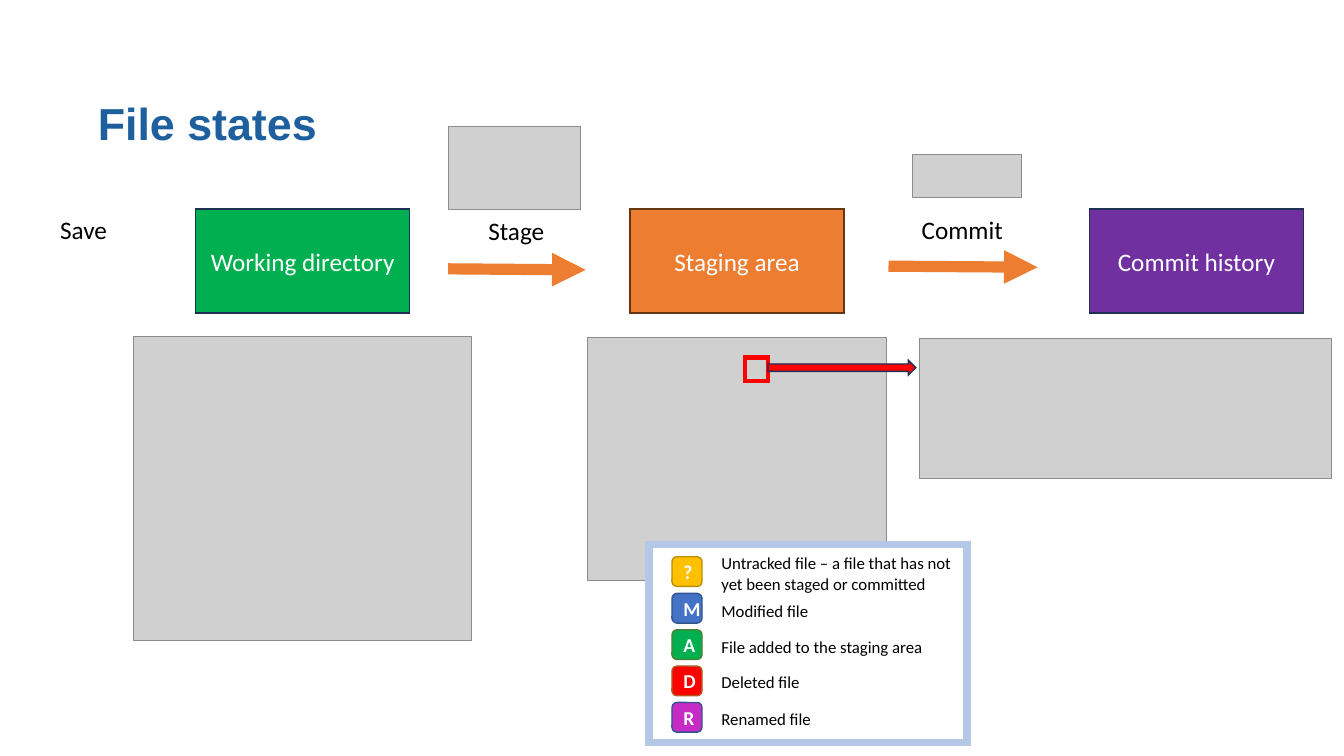
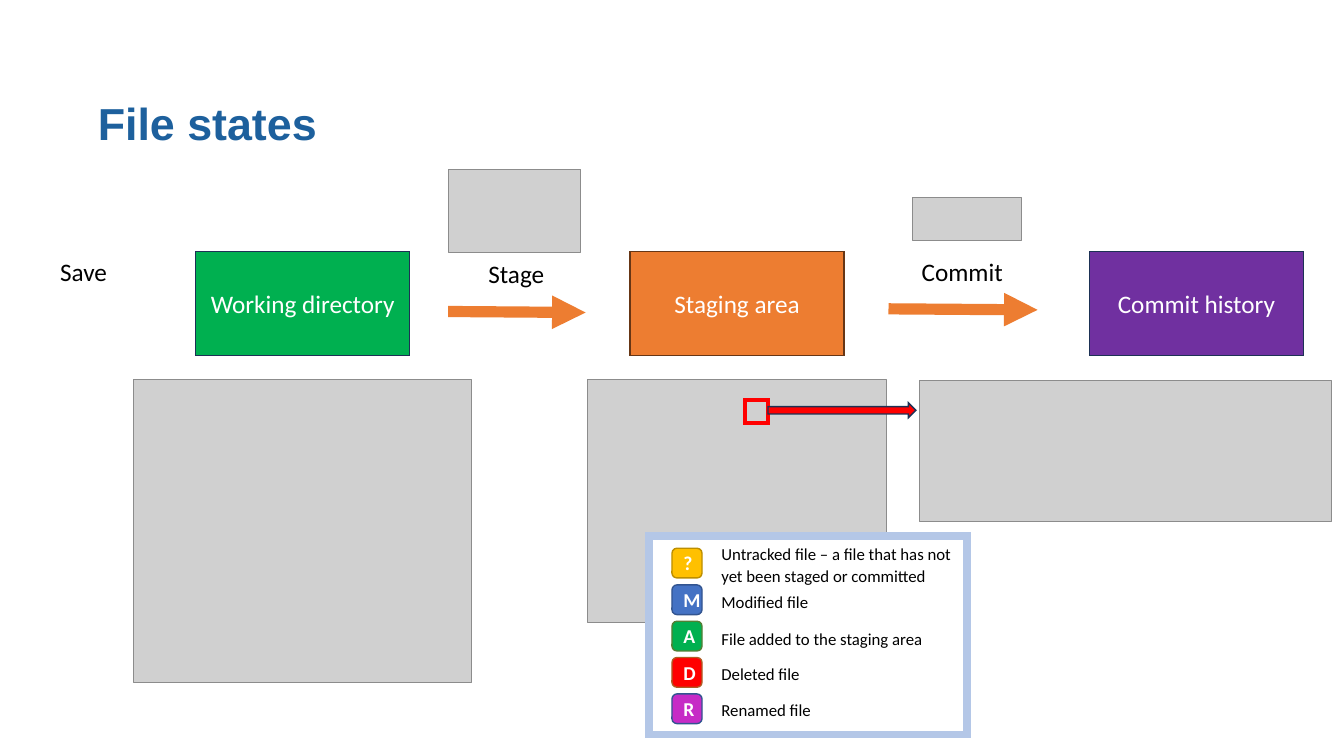
Before and after one commit to moj-analytical-services/intro_to_github_training, a slide deck: slide 12 of GitGitHub slides.pptx (slide 11 before the commit). Drawn at 1344x756 pixels with LibreOffice and Linux fonts; fonts in the diff are those of the drawing; grey boxes stand for pictures. Boxes give left, top, right and bottom in pixels: in the first picture for what was removed or moved away, otherwise in the second. Text is boxed around its words. In the diff, an @@ line names an element or a change of style, - is before the commit and + after.

```diff
--- a/GitGitHub slides.pptx
+++ b/GitGitHub slides.pptx
@@ 2 pictures, 1 text, 1 rectangle: place and size @@
-2 pictures, 1 text, 1 rectangle at <box>488,223,1332,581</box>
+2 pictures, 1 text, 1 rectangle at <box>488,266,1332,623</box>
@@ 3 pictures, 3 rectangles, 3 arrows, 2 texts, 1 right arrow: place and size @@
-3 pictures, 3 rectangles, 3 arrows, 2 texts, 1 right arrow at <box>20,126,1304,640</box>
+3 pictures, 3 rectangles, 3 arrows, 2 texts, 1 right arrow at <box>20,169,1304,684</box>
@@ 5 texts, 5 rounded rectangles, 1 rectangle: place and size @@
-5 texts, 5 rounded rectangles, 1 rectangle at <box>649,544,968,743</box>
+5 texts, 5 rounded rectangles, 1 rectangle at <box>649,536,968,735</box>
```
Also in this commit, not shown: 8 other slides changed, 4 slides added, 1 slide removed, 1 other file.
